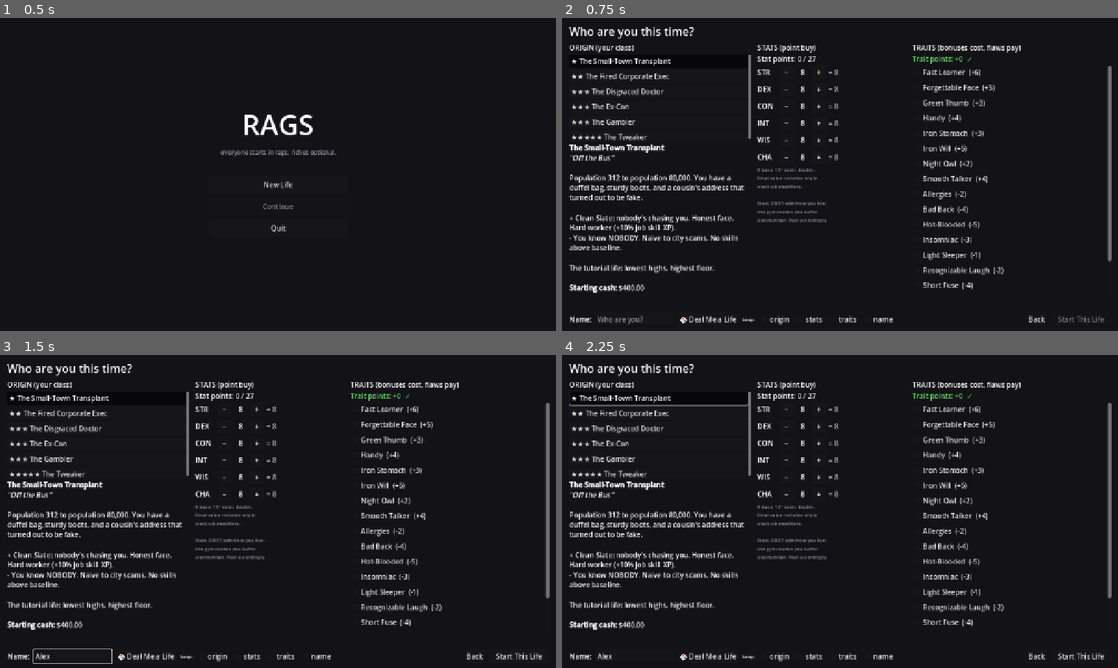
Above: before the commit, frames 1-4 (two rows, left to right).
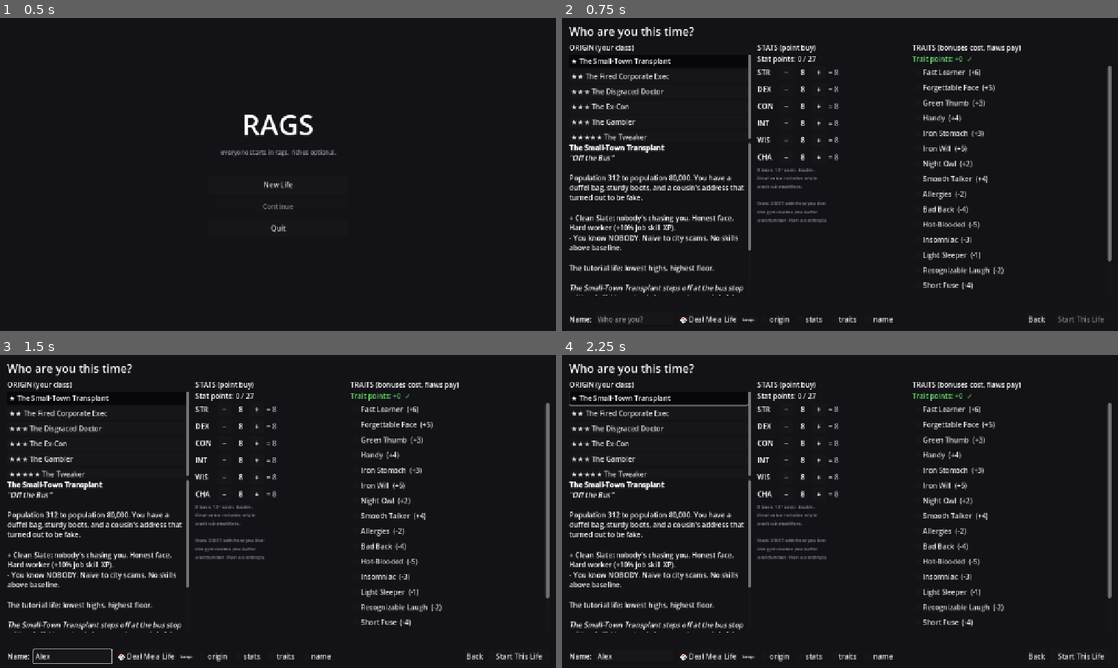
Above: after the commit, the same moments.

Repository: redstonejh/rags
Game: Godot game, scene res://scenes/ui/MainMenu.tscn
Same seed, same stepped clock (60 frames per second), same inputs: the game is played once before the commit and once after it.
Inputs (mouse positions are in pixels of both pictures, inside the frame that each line leads up to):
- Up to frame 1 (0.5 s): no input
- Up to frame 2 (0.75 s): click "New Life" at 0.5 s
- Up to frame 3 (1.5 s): click (72, 655) at 1.27 s; type "Alex" at 1.35 s
- Up to frame 4 (2.25 s): click "★ The Small-Town Transplant" at 2 s

Frame 1 is identical in both runs. In frame 2, 0.6% of the frame differs, in the area x 1-34%, y 39-89%; in frame 3, 0.6%; in frame 4, 0.6%.

Commit message:
Show origin start details in character creation

Diff:
--- a/scripts/dev/legacy_handoff_smoke_test.gd
+++ b/scripts/dev/legacy_handoff_smoke_test.gd
@@ -45,6 +45,7 @@
 	_check(header != null and "Life #%d" % (previous_life_number + 1) in header.text \
 			and "Rust Harbor" in header.text,
 			"character creation labels the next life in the same town")
+	_test_origin_detail_summary(creation)
 
 	var name_edit := creation.get_node("%NameEdit") as LineEdit
 	var start_button := creation.get_node("%StartButton") as Button
@@ -63,6 +64,18 @@
 			"next life keeps the existing town and old self")
 
 
+func _test_origin_detail_summary(creation: Control) -> void:
+	var origin := ContentDB.get_origin(str(creation.get("origin_id")))
+	var info := creation.get_node("%OriginInfo") as RichTextLabel
+	var text := info.text if info else ""
+	var start_name := Locations.display_name(origin.starting_location_id) if origin else ""
+	_check(origin != null and origin.opening_line in text,
+			"origin details show the authored arrival beat")
+	_check(origin != null and "[b]Start:[/b] %s" % start_name in text \
+			and "[b]Housing:[/b]" in text and "[b]Gear:[/b]" in text,
+			"origin details summarize start location, housing, and gear")
+
+
 func _check(ok: bool, what: String) -> void:
 	if ok:
 		print("  PASS: %s" % what)
--- a/scripts/ui/character_creation.gd
+++ b/scripts/ui/character_creation.gd
@@ -68,13 +68,38 @@
 	for oid in _origin_buttons:
 		_origin_buttons[oid].button_pressed = (oid == id)
 	var origin := ContentDB.get_origin(id)
-	origin_info.text = "[b]%s[/b]\n[i]\"%s\"[/i]\n\n%s\n\n[b]Starting cash:[/b] $%.2f" % [
-		origin.display_name, origin.title, origin.blurb,
-		origin.starting_cash_cents / 100.0]
+	origin_info.text = "[b]%s[/b]\n[i]\"%s\"[/i]\n\n%s\n\n[i]%s[/i]\n\n%s" % [
+		origin.display_name, origin.title, origin.blurb, origin.opening_line,
+		_origin_start_summary(origin)]
 	# Origin changes can invalidate trait picks (locked/free lists differ).
 	trait_ids = trait_ids.filter(func(tid: String) -> bool:
 		return tid not in origin.locked_traits and tid not in origin.free_traits)
 	_refresh()
+
+
+func _origin_start_summary(origin: OriginDef) -> String:
+	var start_name := Locations.display_name(origin.starting_location_id)
+	var housing_name := _housing_name(origin.starting_housing_id)
+	var gear := _item_names(origin.starting_items)
+	return "[b]Start:[/b] %s\n[b]Housing:[/b] %s\n[b]Starting cash:[/b] $%.2f\n[b]Gear:[/b] %s" % [
+		start_name, housing_name, origin.starting_cash_cents / 100.0, gear]
+
+
+func _housing_name(housing_id: String) -> String:
+	if housing_id == "":
+		return "None"
+	var housing := ContentDB.get_housing(housing_id)
+	return housing.display_name if housing else housing_id
+
+
+func _item_names(item_ids: Array) -> String:
+	if item_ids.is_empty():
+		return "None"
+	var names: Array[String] = []
+	for item_id in item_ids:
+		var item := ContentDB.get_item(str(item_id))
+		names.append(item.display_name if item else str(item_id))
+	return ", ".join(names)
 
 
 # ---------------------------------------------------------------- stats
Not shown, changed: docs/PROGRESS.md
